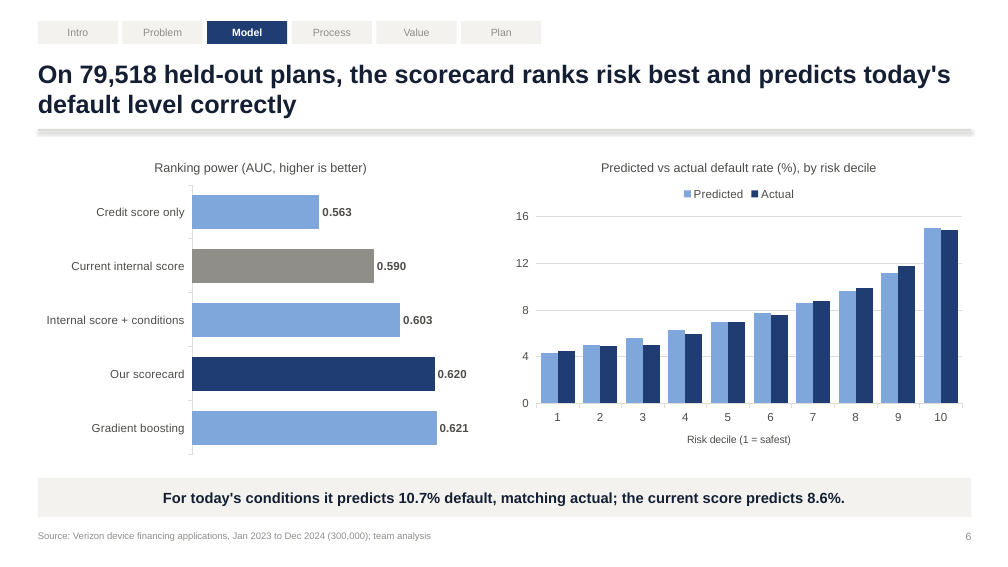
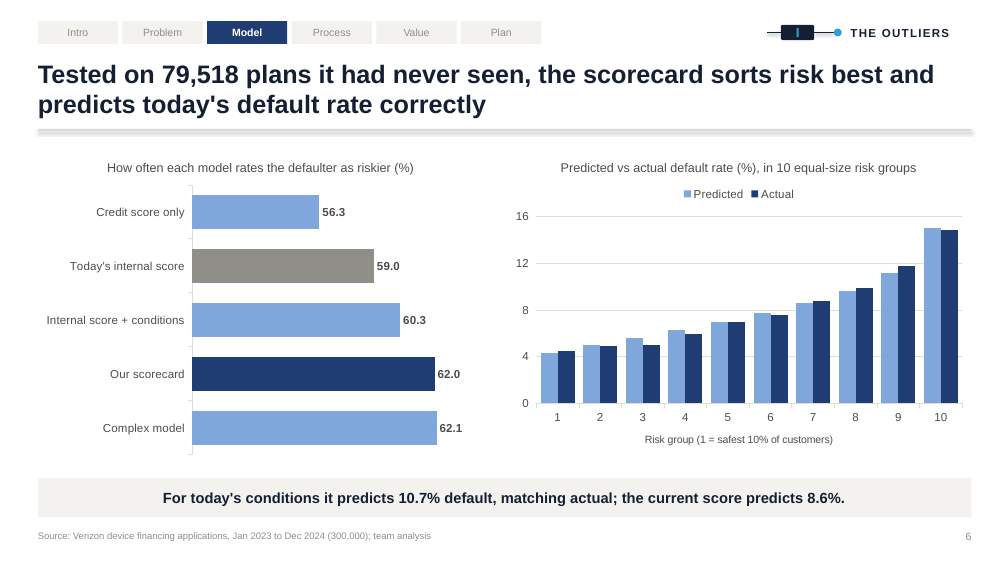
Before and after one commit to olerigha/Data-Learning, a slide deck: slide 6 of Leadership & Consulting in Data Science/Verizon EDA/Presentation/Verizon_Proposal_The_Outliers.pptx. Drawn at 1008x567 pixels with LibreOffice and Linux fonts; fonts in the diff are those of the drawing. Boxes give left, top, right and bottom in pixels: in the first picture for what was removed or moved away, otherwise in the second. Text is boxed around its words. In the diff, an @@ line names an element or a change of style, - is before the commit and + after.

```diff
--- a/Leadership & Consulting in Data Science/Verizon EDA/Presentation/Verizon_Proposal_The_Outliers.pptx
+++ b/Leadership & Consulting in Data Science/Verizon EDA/Presentation/Verizon_Proposal_The_Outliers.pptx
@@ rounded rectangle added at <box>781,25,814,40</box>, fill #141F33 @@
@@ rectangle added at <box>797,28,799,37</box>, fill #2E9FD9 @@
@@ ellipse added at <box>834,29,842,36</box>, fill #2E9FD9 @@
@@ text added at <box>850,29,949,37</box>, 11 pt, text #141F33, bold @@
+THE OUTLIERS
@@ line added from (768, 33) to (781, 33), #141F33 1.2 pt @@
@@ line added from (814, 33) to (834, 33), #141F33 1.2 pt @@
@@ text at <box>38,64,935,118</box>: text changed @@
-On 79,518 held-out plans, the scorecard ranks risk best and predicts today's default level correctly
+Tested on 79,518 plans it had never seen, the scorecard sorts risk best and predicts today's default rate correctly
@@ bar chart at <box>38,147,484,461</box> @@
@@ title "Ranking power (AUC, higher is better)" to "How often each model rates the defaulter as riskier (%)" @@
-categories: Credit score only, Current internal score, Internal score + conditions, Our scorecard, Gradient boosting
+categories: Credit score only, Today's internal score, Internal score + conditions, Our scorecard, Complex model
-Series 1: 0.563, 0.59, 0.603, 0.62, 0.621
+Series 1: 56.3, 59, 60.3, 62, 62.1
@@ data labels of Series 1 changed @@
@@ value axis changed @@
@@ column chart at <box>507,147,972,461</box> @@
@@ title "Predicted vs actual default rate (%), by risk decile" to "Predicted vs actual default rate (%), in 10 equal-size risk groups" @@
@@ category axis title "Risk decile (1 = safest)" to "Risk group (1 = safest 10% of customers)" @@
```
Also in this commit, not shown: 12 other slides changed, 5 slides added, 3 slides removed, 44 other files.
